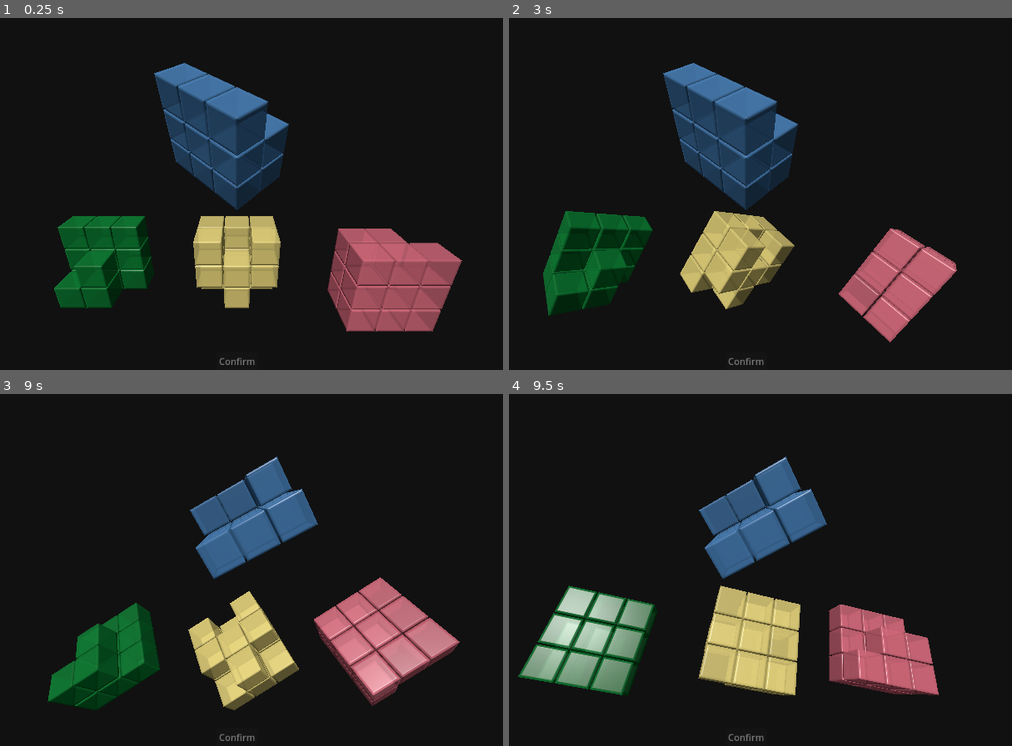
Above: before the commit, frames 1-4 (two rows, left to right).
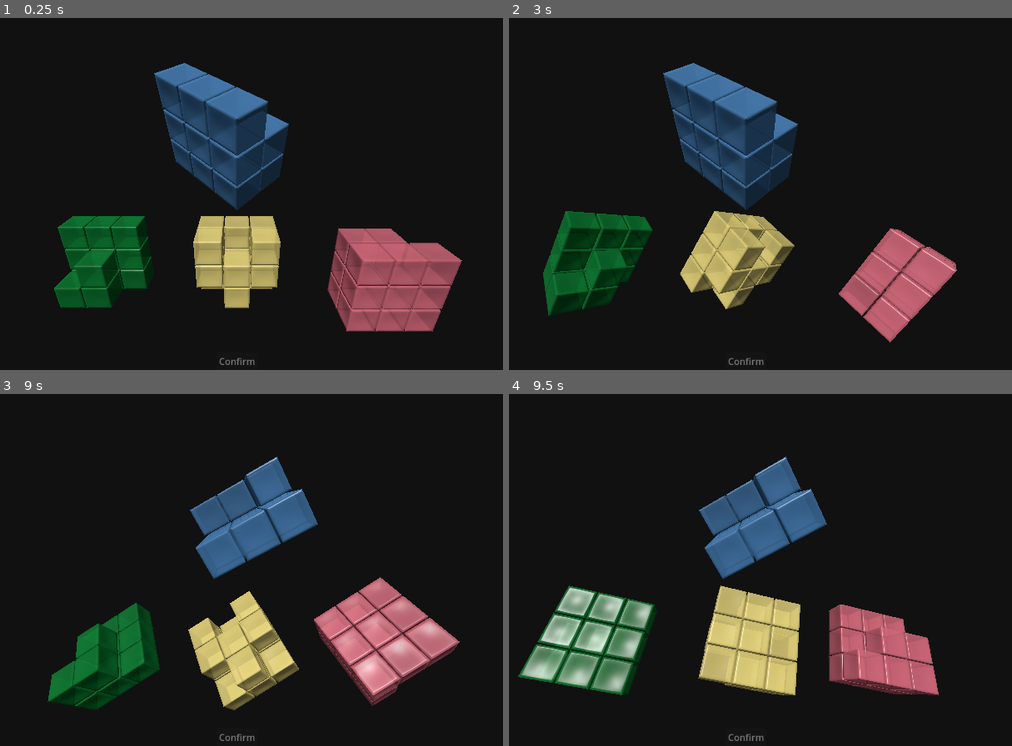
Above: after the commit, the same moments.

Repository: artifactz/coexist-game
Game: Godot game, scene res://main.tscn
Two runs of this game, one before a commit and one after it. Both use one fixed random seed, a clock stepped at 60 frames per second and the inputs below.
Inputs (mouse positions are in pixels of both pictures, inside the frame that each line leads up to):
- Up to frame 1 (0.25 s): no input
- Up to frame 2 (3 s): tap Enter at 0.5, 2 s; move the mouse to (891, 176) at 0.52 s; click (891, 176) at 0.67 s; tap Space at 1.25, 2.75 s; drag from (614, 215) to (710, 267) at 1.27 s; move the mouse to (810, 113) at 2.02 s; click (810, 113) at 2.17 s; drag from (710, 267) to (544, 137) at 2.77 s
- Up to frame 3 (9 s): tap Enter at 3.5 s; move the mouse to (437, 626) at 3.52 s; click (437, 626) at 3.67 s; tap Space at 4.25 s; drag from (35, 513) to (135, 478) at 4.27 s; move the mouse to (271, 570) at 5.02 s; click (271, 570) at 5.17 s; drag from (135, 478) to (105, 591) at 5.77 s; move the mouse to (382, 552) at 6.52 s; click (382, 552) at 6.67 s; drag from (105, 591) to (201, 643) at 7.27 s; move the mouse to (301, 489) at 8.02 s; click (301, 489) at 8.17 s; drag from (201, 643) to (35, 513) at 8.77 s
- Up to frame 4 (9.5 s): no input

The runs differ from the first frame. In frame 2, less than 0.1% of the frame differs, in the area x 39-87%, y 61-84%; in frame 3, 0.8%; in frame 4, 2.6%, in the area x 2-81%, y 19-85%.

Commit message:
:sparkles: added "curvature" to rounded cube shader

Diff:
--- a/cube_shader_material.tres
+++ b/cube_shader_material.tres
@@ -7,9 +7,11 @@
 uniform vec3 cube_size = vec3(1.0, 1.0, 1.0);
 uniform float radius : hint_range(0.0, 0.5) = 0.1;
 
+/** Lower values mean more curvature. */
+uniform float curvature : hint_range(0.0, 100.0) = 5.0;
+
 uniform vec4 albedo : source_color;
-uniform float point_size : hint_range(0.1, 128.0, 0.1);
-uniform float roughness : hint_range(0.0, 1.0);
+uniform float roughness : hint_range(0.0, 1.0, 0.01);
 uniform float specular : hint_range(0.0, 1.0, 0.01);
 uniform float metallic : hint_range(0.0, 1.0, 0.01);
 
@@ -35,27 +37,55 @@
 	float dy = 1.0 - p.y;
 	float dz = 1.0 - p.z;
 
-	float edge = 0.0;
-	if (dx < dy && dx < dz) { edge = min(dy, dz); }
-	else if (dy < dx && dy < dz) { edge = min(dx, dz); }
-	else if (dz < dx && dz < dy) { edge = min(dx, dy); }
+	float dist_center_face; // Distance to face center in normalized space
+	float dist_edge; // Distance to edge in normalized space
+	vec3 curve_center; // Sphere center at maximum curvature
+
+	if (dx < dy && dx < dz) {
+		// Left or right face
+		dist_edge = min(dy, dz);
+		dist_center_face = length(local.yz);
+		curve_center = vec3(local.x * (1.0 + curvature), 0.0, 0.0);
+	}
+	else if (dy < dx && dy < dz) {
+		// Top or bottom face
+		dist_edge = min(dx, dz);
+		dist_center_face = length(local.xz);
+		curve_center = vec3(0.0, local.y * (1.0 + curvature), 0.0);
+	}
+	else if (dz < dx && dz < dy) {
+		// Front or back face
+		dist_edge = min(dx, dy);
+		dist_center_face = length(local.xy);
+		curve_center = vec3(0.0, 0.0, local.z * (1.0 + curvature));
+	}
 
 	vec3 n = NORMAL;
-	if (edge < radius) {
+	if (dist_edge < radius) {
 		// Rounded normal direction
-		vec3 rounded_model = vec3(local);
+		vec3 rounded_n = vec3(local);
 		if (p.x < p.y && p.x < p.z) {
-			rounded_model.x = 0.0;
+			rounded_n.x = 0.0;
 		} else if (p.y < p.x && p.y < p.z) {
-			rounded_model.y = 0.0;
+			rounded_n.y = 0.0;
 		} else if (p.z < p.y && p.z < p.x) {
-			rounded_model.z = 0.0;
+			rounded_n.z = 0.0;
 		}
-		rounded_model = normalize(rounded_model);
-		vec3 rounded_view = normalize((VIEW_MATRIX * MODEL_MATRIX * vec4(rounded_model, 0.0)).xyz);
-		float t = clamp(edge / radius, 0.0, 1.0);
-		n = normalize(mix(rounded_view, n, t));
+		rounded_n = normalize(rounded_n);
+		vec3 rounded_n_view = normalize((VIEW_MATRIX * MODEL_MATRIX * vec4(rounded_n, 0.0)).xyz);
+		float t = clamp(dist_edge / radius, 0.0, 1.0);
+		n = normalize(mix(rounded_n_view, n, t));
 	}
+
+	// Curved normal direction
+	vec3 curved_n = normalize(curve_center - local);
+	vec3 curved_n_view = normalize((VIEW_MATRIX * MODEL_MATRIX * vec4(curved_n, 0.0)).xyz);
+	if (dot(curved_n_view, NORMAL) < 0.0) {
+		curved_n_view = -curved_n_view;
+	}
+	float t = clamp(dist_center_face * (1.0 - dist_edge), 0.0, 1.0);
+	n = normalize(mix(curved_n_view, n, t));
+
 	NORMAL = n;
 }
 "
@@ -65,8 +95,8 @@
 shader = SubResource("Shader_3a2fu")
 shader_parameter/cube_size = Vector3(1, 1, 1)
 shader_parameter/radius = 0.15
-shader_parameter/albedo = Color(0, 0, 0, 1)
-shader_parameter/point_size = 1.0
+shader_parameter/curvature = 4.00000019
+shader_parameter/albedo = Color(1, 0, 1, 1)
 shader_parameter/roughness = 0.35
 shader_parameter/specular = 0.5
 shader_parameter/metallic = 0.0
